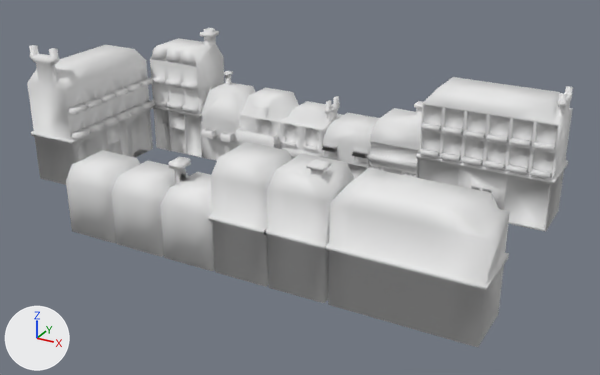
What one commit did to the OBJ model scenes/scene_1_files/building_17.obj.
Rendered twice from a 50 mm camera at (2328.0, -4004.0, 1877.0) aimed at (429.0, -550.0, 150.0). Arrows for +X, +Y and +Z are at lower left; the lights stay in place. Materials are left out; every surface is plain grey. Where no turn or scale is listed for an object, it has been applied to the vertices. Vertices at the same position are counted once.

Before the edit, the objects in view are built like this:
```python
ob_cube2 = bpy.data.objects.new('Cube2', me_cube2)
ob_cube2.location = (0.0, 0.0, 0.0)
ob_cube3 = bpy.data.objects.new('Cube3', me_cube3)
ob_cube3.location = (0.0, 0.0, 0.0)
ob_cube3_copy11 = bpy.data.objects.new('Cube3_copy11', me_cube3_copy11)
ob_cube3_copy11.location = (0.0, 0.0, 0.0)
ob_cube3_copy12 = bpy.data.objects.new('Cube3_copy12', me_cube3_copy12)
ob_cube3_copy12.location = (0.0, 0.0, 0.0)
ob_cube3_copy14 = bpy.data.objects.new('Cube3_copy14', me_cube3_copy14)
ob_cube3_copy14.location = (0.0, 0.0, 0.0)
ob_cube3_copy15 = bpy.data.objects.new('Cube3_copy15', me_cube3_copy15)
ob_cube3_copy15.location = (0.0, 0.0, 0.0)
ob_cube3_copy16 = bpy.data.objects.new('Cube3_copy16', me_cube3_copy16)
ob_cube3_copy16.location = (0.0, 0.0, 0.0)
ob_cube3_copy4 = bpy.data.objects.new('Cube3_copy4', me_cube3_copy4)
ob_cube3_copy4.location = (0.0, 0.0, 0.0)
ob_cube3_copy6 = bpy.data.objects.new('Cube3_copy6', me_cube3_copy6)
ob_cube3_copy6.location = (0.0, 0.0, 0.0)
# me_cube3_copy13
# before: 0 (99.0, -1003.0, -1.0), 1 (99.0, -1277.0, -1.0) at pixel (164, 257), 2 (99.0, -1003.0, 273.0), 3 (99.0, -1277.0, 273.0) at pixel (160, 204), 4 (373.0, -1003.0, -1.0)
# before: 5 (373.0, -1277.0, -1.0) at pixel (212, 271), 6 (373.0, -1003.0, 273.0), 7 (373.0, -1277.0, 273.0) at pixel (209, 217), 8 (136.0, -1030.0, 355.0) at pixel (197, 171), 9 (136.0, -1250.0, 355.0) at pixel (169, 187)
# before: 12 (174.0, -1003.0, -1.0), 13 (298.0, -1003.0, -1.0), 21 (201.0, -1250.0, 355.0) at pixel (181, 190), 22 (201.0, -1030.0, 355.0) at pixel (208, 174), 24 (136.0, -1178.0, 355.0) at pixel (178, 182)
# before: 25 (136.0, -1101.0, 355.0) at pixel (188, 176), 26 (99.0, -1178.0, 273.0), 27 (99.0, -1101.0, 273.0), 52 (298.0, -1003.0, 186.0), 53 (174.0, -1003.0, 186.0)
# before: 54 (373.0, -1003.0, 186.0), 55 (99.0, -1003.0, 186.0), 56 (190.0, -1022.0, 186.0), 57 (282.0, -1022.0, 186.0), 58 (282.0, -1022.0, -1.0)
# before: 59 (190.0, -1022.0, -1.0), 60 (190.0, -1022.0, 102.0), 61 (282.0, -1022.0, 102.0)
# also in view: 'Cube3_copy7' at (-656.0, -8.0, 370.0); 'Cube3_copy5' at (771.0, -8.0, 246.0); 'Cube4' at (208.0, 25.0, 229.0); 'Cube3_copy13' at (230.0, -1140.0, 227.0); 'Cube3_copy8' at (-958.0, -507.0, 389.0)
```
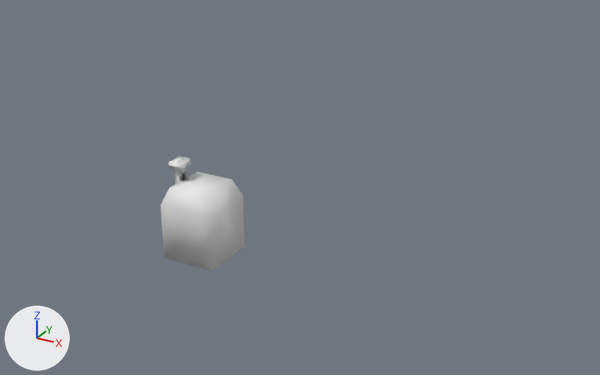
Boxes [x1, y1, x2, y2] around the edits, measured in the pictures (600 x 375 px):
'Cube3_copy16', deleted: before [325, 168, 510, 347]
'Cube3_copy6', deleted: before [416, 77, 573, 232]
'Cube3_copy8', deleted: before [27, 45, 155, 185]
'Cube3_copy15', deleted: before [264, 153, 354, 303]
'Cube3_copy14', deleted: before [209, 142, 292, 287]
'Cube3_copy7', deleted: before [150, 28, 224, 157]
'Cube3_copy12', deleted: before [111, 160, 189, 257]
'Cube3_copy11', deleted: before [66, 150, 140, 243]
'Cube3_copy5', deleted: before [369, 101, 423, 178]
'Cube3', deleted: before [201, 71, 255, 161]
'Cube2', deleted: before [236, 87, 299, 149]
'Cube4', deleted: before [279, 96, 343, 159]
'Cube3_copy4', deleted: before [322, 112, 379, 179]
part 1 of me_cube3_copy13, built on: before [170, 172, 215, 271]; after [170, 172, 245, 271]

Edits to the bpy script that builds the scene:
```text
Change me_cube3_copy13:
    used by ob_cube3_copy13; location = (0.0, 0.0, 0.0)
    verts and faces of me_cube3_copy13; kept vertices keep their numbers, new ones are numbered from 70
    remove me_cube3_copy13.from_pydata(...)  # 70 vertices, 64 faces; spans x 87.0..373.0, y -1277.0..-1003.0, z -1.0..454.0
    add me_cube3_copy13.from_pydata(...)  # 70 vertices, 70 faces; spans x 87.0..373.0, y -1277.0..-1003.0, z -1.0..454.0
    me_cube3_copy13 part 1
    add delete_faces([(0, 1, 3, 26, 27, 2, 55), (4, 54, 6, 7, 5), (8, 25, 24, 9, 21, 22), (13, 58, 61, 57, 52), (12, 53, 56, 60, 59)])
    add faces += [(1, 3, 26, 55), (2, 55, 26, 27), (0, 1, 55), (4, 54, 6, 7), (4, 7, 5), (9, 21, 25, 24)]
    add faces += [(8, 25, 21, 22), (13, 58, 61, 57), (13, 57, 52), (53, 56, 60, 59), (12, 53, 59)]
Remove ob_cube2:
    ob_cube2 = bpy.data.objects.new('Cube2', me_cube2)
    ob_cube2.location = (0.0, 0.0, 0.0)
Remove ob_cube3:
    ob_cube3 = bpy.data.objects.new('Cube3', me_cube3)
    ob_cube3.location = (0.0, 0.0, 0.0)
Remove ob_cube3_copy11:
    ob_cube3_copy11 = bpy.data.objects.new('Cube3_copy11', me_cube3_copy11)
    ob_cube3_copy11.location = (0.0, 0.0, 0.0)
Remove ob_cube3_copy12:
    ob_cube3_copy12 = bpy.data.objects.new('Cube3_copy12', me_cube3_copy12)
    ob_cube3_copy12.location = (0.0, 0.0, 0.0)
Remove ob_cube3_copy14:
    ob_cube3_copy14 = bpy.data.objects.new('Cube3_copy14', me_cube3_copy14)
    ob_cube3_copy14.location = (0.0, 0.0, 0.0)
Remove ob_cube3_copy15:
    ob_cube3_copy15 = bpy.data.objects.new('Cube3_copy15', me_cube3_copy15)
    ob_cube3_copy15.location = (0.0, 0.0, 0.0)
Remove ob_cube3_copy16:
    ob_cube3_copy16 = bpy.data.objects.new('Cube3_copy16', me_cube3_copy16)
    ob_cube3_copy16.location = (0.0, 0.0, 0.0)
Remove ob_cube3_copy4:
    ob_cube3_copy4 = bpy.data.objects.new('Cube3_copy4', me_cube3_copy4)
    ob_cube3_copy4.location = (0.0, 0.0, 0.0)
Remove ob_cube3_copy5:
    ob_cube3_copy5 = bpy.data.objects.new('Cube3_copy5', me_cube3_copy5)
    ob_cube3_copy5.location = (0.0, 0.0, 0.0)
Remove ob_cube3_copy6:
    ob_cube3_copy6 = bpy.data.objects.new('Cube3_copy6', me_cube3_copy6)
    ob_cube3_copy6.location = (0.0, 0.0, 0.0)
Remove ob_cube3_copy7:
    ob_cube3_copy7 = bpy.data.objects.new('Cube3_copy7', me_cube3_copy7)
    ob_cube3_copy7.location = (0.0, 0.0, 0.0)
Remove ob_cube3_copy8:
    ob_cube3_copy8 = bpy.data.objects.new('Cube3_copy8', me_cube3_copy8)
    ob_cube3_copy8.location = (0.0, 0.0, 0.0)
Remove ob_cube4:
    ob_cube4 = bpy.data.objects.new('Cube4', me_cube4)
    ob_cube4.location = (0.0, 0.0, 0.0)
```
